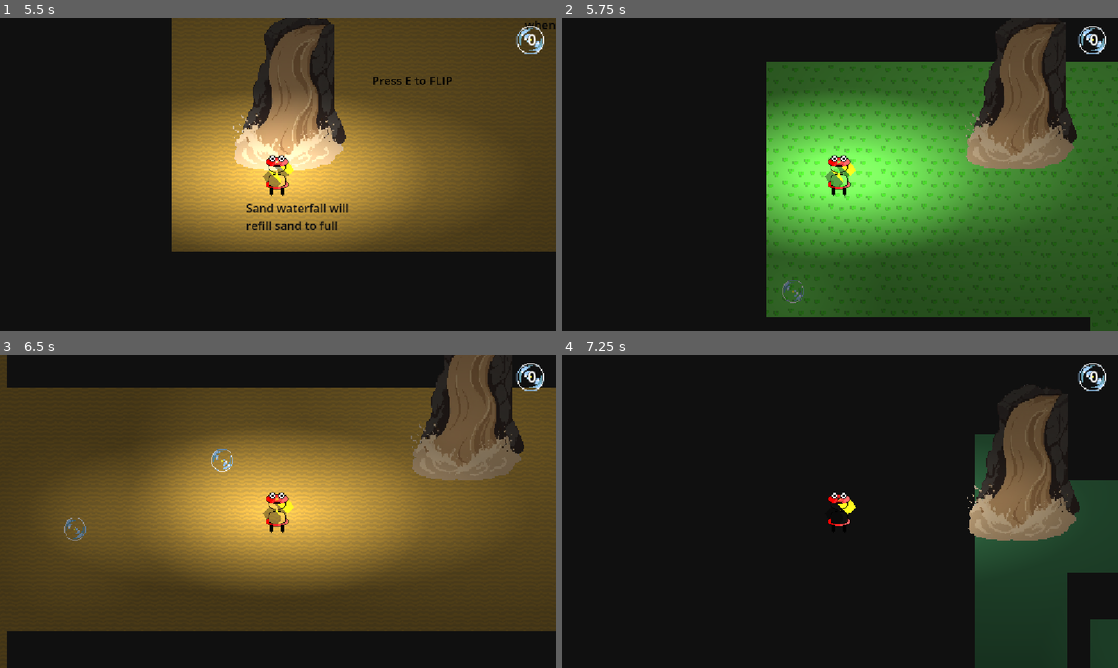
Above: before the commit, frames 1-4 (two rows, left to right).
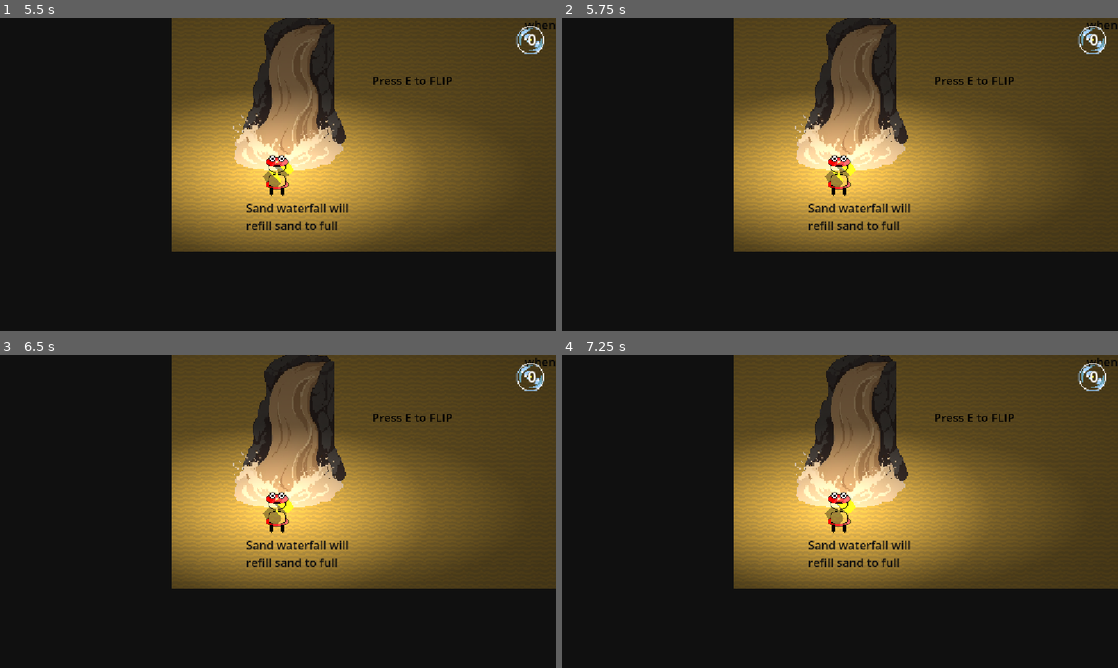
Above: after the commit, the same moments.

Repository: ChrisOnions/Gamejam26gmtk
Game: Godot game, scene res://scenes/start_screen.tscn
Same seed, same stepped clock (60 frames per second), same inputs: the game is played once before the commit and once after it. Sound files missing from this copy of the repository are replaced by a short silence.
Inputs (mouse positions are in pixels of both pictures, inside the frame that each line leads up to):
- Up to frame 1 (5.5 s): click "Start" at 0.5 s; tap E (Interact) at 1.25, 1.35, 2, 2.1, 2.75, 2.85, 3.5, 3.6, 4.25, 4.35, 5, 5.1 s; move the mouse to (400, 158) at 1.27 s; hold D (Move_Right) 1.28-2.03 s; move the mouse to (166, 190) at 2.02 s; hold S (Move_Down) 2.03-2.78 s; move the mouse to (333, 105) at 2.77 s; hold D (Move_Right) 2.78-3.53 s; move the mouse to (250, 237) at 3.52 s; hold W (Move_UP) 3.53-4.28 s; move the mouse to (444, 221) at 4.27 s; hold A (Move_Left) from 4.28 s (still down); tap 0 (load_level0) at 4.9 s; move the mouse to (111, 127) at 5.02 s
- Up to frame 2 (5.75 s): keep holding A (Move_Left); tap 1 (load_level1) at 5.65 s
- Up to frame 3 (6.5 s): move the mouse to (305, 511) at 5.77 s; release A (Move_Left) at 5.78 s; hold S (Move_Down) from 5.78 s (still down); tap E (Interact) at 5.85 s; tap 2 (load_level2) at 6.4 s
- Up to frame 4 (7.25 s): move the mouse to (756, 433) at 6.52 s; release S (Move_Down) at 6.53 s; hold D (Move_Right) from 6.53 s (still down); tap E (Interact) at 6.6 s; tap 3 (load_level3) at 7.15 s

Frame 1 is identical in both runs. In frame 2, 62% of the frame differs, in the area x 30-100%, y 0-100%; in frame 3, 52%; in frame 4, 53%.

Commit message:
REMOVED DEBUGGER
removed the 123450 debug keys

Diff:
--- a/scenes/player/player_2d.gd
+++ b/scenes/player/player_2d.gd
@@ -75,17 +75,6 @@
 
 	if Input.is_action_just_pressed("Interact"):
 		flip()
-	if Input.is_action_just_pressed("load_level0"):
-		EventBus.load_level.emit(0)
-	if Input.is_action_just_pressed("load_level1"):
-		EventBus.load_level.emit(1)
-	if Input.is_action_just_pressed("load_level2"):
-		EventBus.load_level.emit(2)
-	if Input.is_action_just_pressed("load_level3"):
-		EventBus.load_level.emit(3)
-	if Input.is_action_just_pressed("load_level4"):
-		EventBus.load_level.emit(4)
-
 func handle_sand_mechanics(delta: float) -> void:
 	side_top_sand -= flow_rate*delta  # removs sand from top
 
